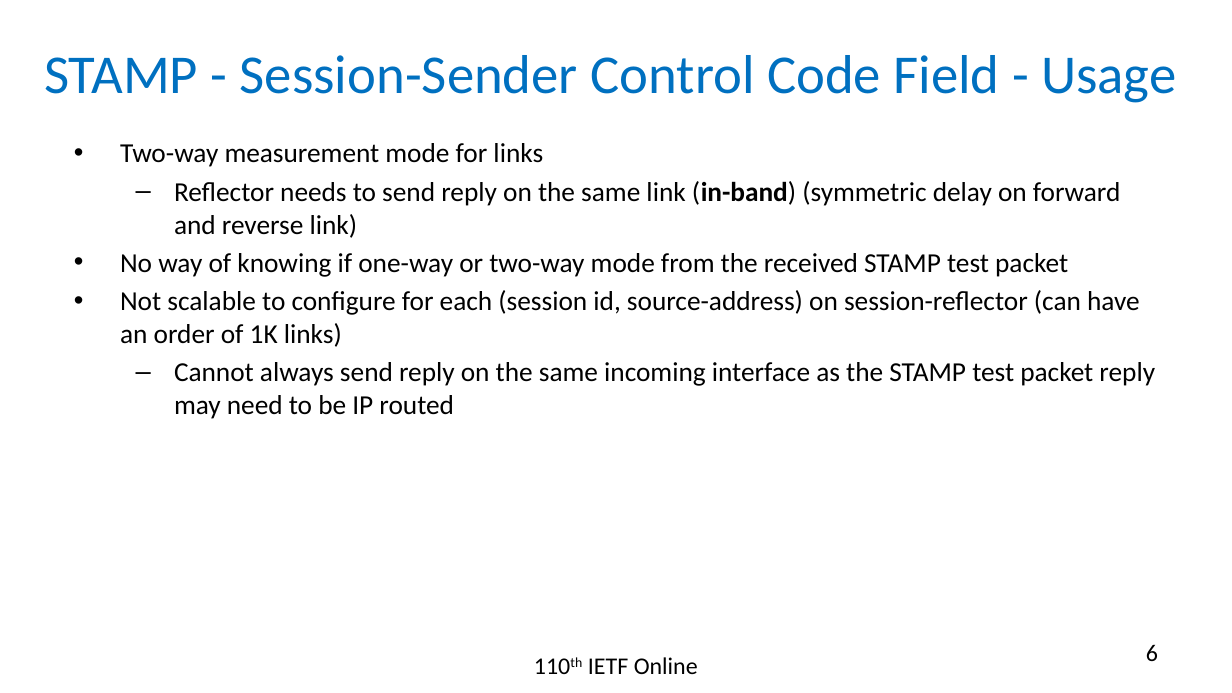
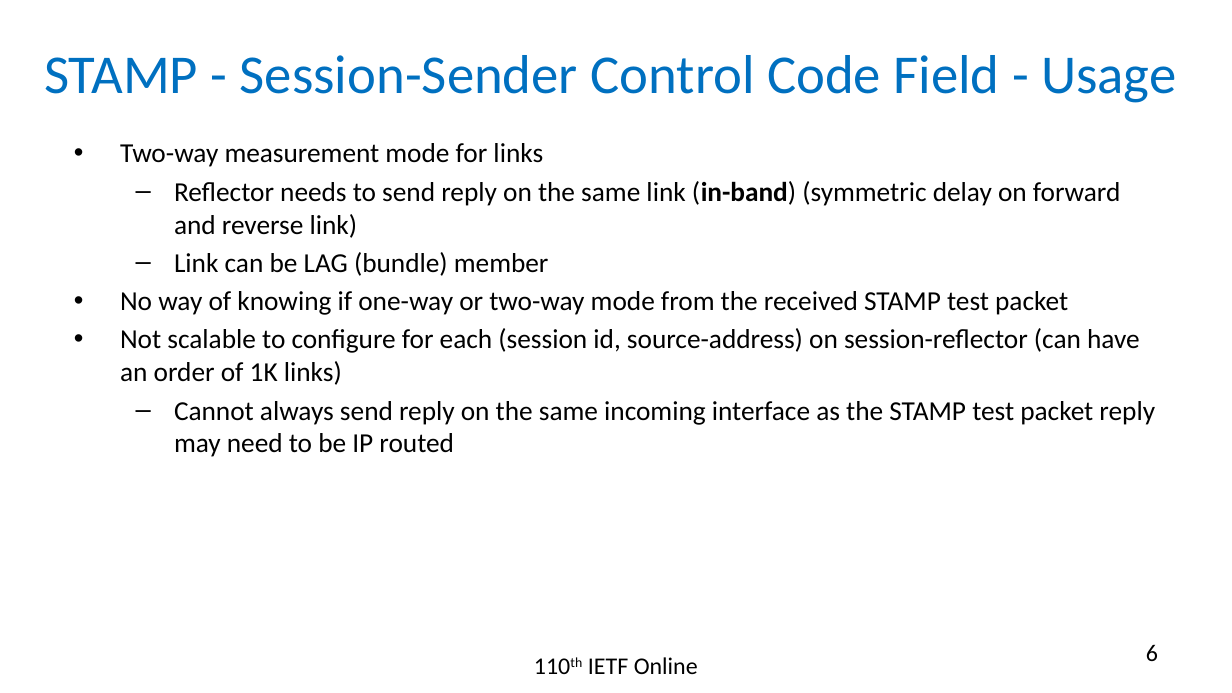
Before and after one commit to rakgandhi/ietf-slides, a slide deck: slide 6 of draft-gandhi-ippm-stamp-srpm-01.pptx. Drawn at 1232x693 pixels with LibreOffice and Linux fonts; fonts in the diff are those of the drawing. Boxes give left, top, right and bottom in pixels: in the first picture for what was removed or moved away, otherwise in the second. Text is boxed around its words. In the diff, an @@ line names an element or a change of style, - is before the commit and + after.

```diff
--- a/draft-gandhi-ippm-stamp-srpm-01.pptx
+++ b/draft-gandhi-ippm-stamp-srpm-01.pptx
@@ text at <box>174,252,549,276</box>: paragraph added @@
+  – Link can be LAG (bundle) member
```
Also in this commit, not shown: 1 other slide changed, 1 slide added, 2 other files.
